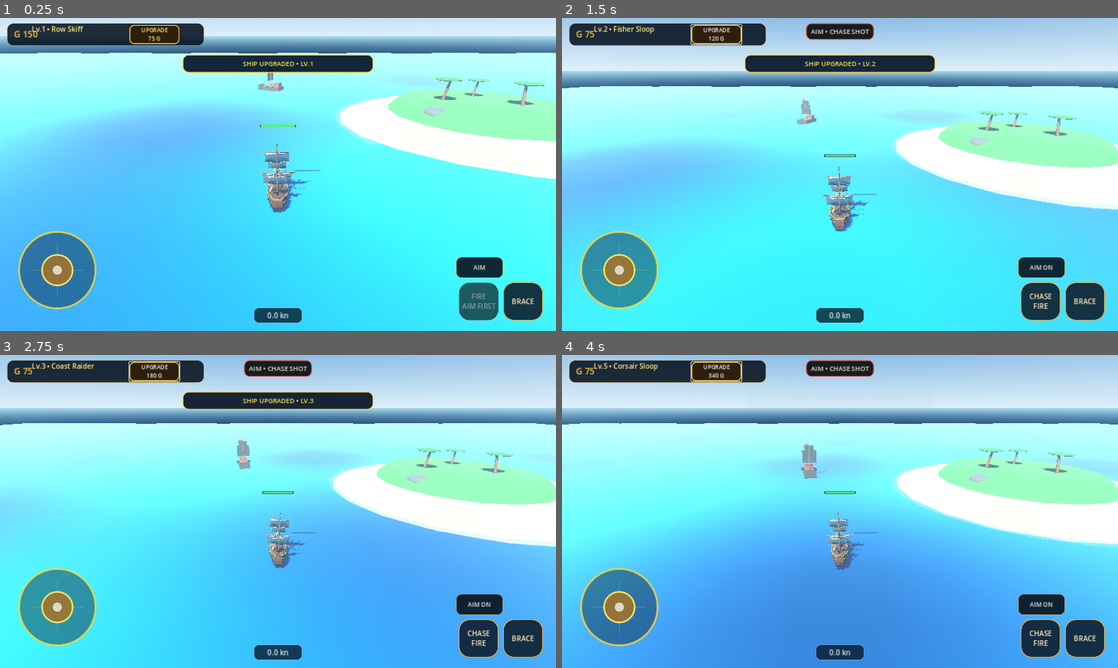
Above: before the commit, frames 1-4 (two rows, left to right).
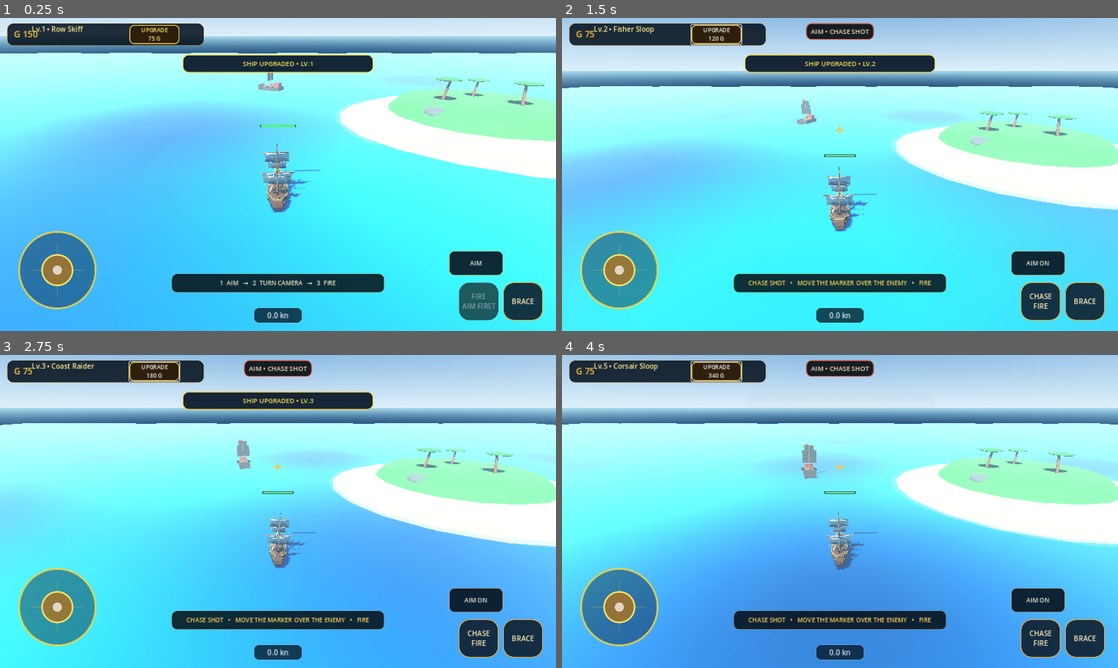
Above: after the commit, the same moments.

Repository: za99405com-ui/Pirate-Seasonline
Game: Godot game, scene res://scenes/world/world.tscn
The game is run twice, just before and just after one commit, with the same random seed, the same clock (stepped at 60 frames per second) and the same inputs.
Inputs:
- Up to frame 1 (0.25 s): no input
- Up to frame 2 (1.5 s): click "AIM" at 0.5 s; click "UPGRADE 75 G" at 1.25 s
- Up to frame 3 (2.75 s): click "UPGRADE 120 G" at 2 s
- Up to frame 4 (4 s): click "UPGRADE 180 G" at 2.75 s; click "UPGRADE 250 G" at 3.5 s

The runs differ from the first frame. In frame 1, 2.8% of the frame differs, in the area x 30-91%, y 74-88%; in frame 2, 2.9%, in the area x 30-91%, y 34-88%; in frame 3, 2.9%; in frame 4, 2.9%.

Commit message:
ui: add combat reticle and guided firing flow

Diff:
--- a/godot_game/scripts/ui/hud.gd
+++ b/godot_game/scripts/ui/hud.gd
@@ -24,6 +24,9 @@
 var aim_button: Button = null
 var war_mode_panel: PanelContainer = null
 var war_mode_label: Label = null
+var combat_guide_panel: PanelContainer = null
+var combat_guide_label: Label = null
+var target_reticle: Label = null
 
 func _ready() -> void:
 	world_controller = get_parent()
@@ -36,6 +39,8 @@
 	_apply_minimal_hud_layout()
 	_create_aim_button()
 	_create_war_mode_badge()
+	_create_combat_guide()
+	_create_target_reticle()
 
 	_on_gold_changed(GameManager.gold)
 	var current_info := ShipProgressionData.get_level_info(GameManager.current_ship_level)
@@ -90,16 +95,16 @@
 	if not controls_root:
 		return
 
-	aim_button = _make_combat_button("AIM", Vector2(108.0, 48.0))
+	aim_button = _make_combat_button("AIM", Vector2(124.0, 56.0))
 	aim_button.name = "AimButton"
 	aim_button.anchor_left = 1.0
 	aim_button.anchor_top = 1.0
 	aim_button.anchor_right = 1.0
 	aim_button.anchor_bottom = 1.0
-	aim_button.offset_left = -230.0
-	aim_button.offset_top = -170.0
+	aim_button.offset_left = -246.0
+	aim_button.offset_top = -184.0
 	aim_button.offset_right = -122.0
-	aim_button.offset_bottom = -122.0
+	aim_button.offset_bottom = -128.0
 	aim_button.pressed.connect(_on_aim_pressed)
 	controls_root.add_child(aim_button)
 
@@ -164,6 +169,53 @@
 	war_mode_panel.add_child(war_mode_label)
 	add_child(war_mode_panel)
 
+func _create_combat_guide() -> void:
+	combat_guide_panel = PanelContainer.new()
+	combat_guide_panel.name = "CombatGuide"
+	combat_guide_panel.anchor_left = 0.5
+	combat_guide_panel.anchor_top = 1.0
+	combat_guide_panel.anchor_right = 0.5
+	combat_guide_panel.anchor_bottom = 1.0
+	combat_guide_panel.offset_left = -245.0
+	combat_guide_panel.offset_top = -132.0
+	combat_guide_panel.offset_right = 245.0
+	combat_guide_panel.offset_bottom = -88.0
+
+	var style := StyleBoxFlat.new()
+	style.bg_color = Color(0.018, 0.045, 0.07, 0.84)
+	style.border_width_left = 1
+	style.border_width_top = 1
+	style.border_width_right = 1
+	style.border_width_bottom = 1
+	style.border_color = Color(0.76, 0.62, 0.25, 0.48)
+	style.corner_radius_top_left = 12
+	style.corner_radius_top_right = 12
+	style.corner_radius_bottom_left = 12
+	style.corner_radius_bottom_right = 12
+	combat_guide_panel.add_theme_stylebox_override("panel", style)
+
+	combat_guide_label = Label.new()
+	combat_guide_label.text = "AIM  →  TURN CAMERA  →  FIRE"
+	combat_guide_label.horizontal_alignment = HORIZONTAL_ALIGNMENT_CENTER
+	combat_guide_label.vertical_alignment = VERTICAL_ALIGNMENT_CENTER
+	combat_guide_label.add_theme_font_size_override("font_size", 14)
+	combat_guide_label.add_theme_color_override("font_color", Color(0.94, 0.91, 0.76, 1.0))
+	combat_guide_panel.add_child(combat_guide_label)
+	add_child(combat_guide_panel)
+
+func _create_target_reticle() -> void:
+	target_reticle = Label.new()
+	target_reticle.name = "TargetReticle"
+	target_reticle.text = "+"
+	target_reticle.custom_minimum_size = Vector2(54.0, 54.0)
+	target_reticle.horizontal_alignment = HORIZONTAL_ALIGNMENT_CENTER
+	target_reticle.vertical_alignment = VERTICAL_ALIGNMENT_CENTER
+	target_reticle.add_theme_font_size_override("font_size", 36)
+	target_reticle.add_theme_color_override("font_color", Color(1.0, 0.76, 0.22, 1.0))
+	target_reticle.mouse_filter = Control.MOUSE_FILTER_IGNORE
+	target_reticle.visible = false
+	add_child(target_reticle)
+
 func set_player(player: Node3D) -> void:
 	player_ship = player
 	if joystick and player_ship and player_ship.has_method("set_joystick_input"):
@@ -186,6 +238,8 @@
 	_update_fire_button(cannon_count)
 	_update_brace_button()
 	_update_combat_hud()
+	_update_target_reticle()
+	_update_combat_guide()
 	_update_upgrade_button()
 
 func _update_fire_button(cannon_count: int) -> void:
@@ -265,6 +319,100 @@
 			else:
 				war_mode_label.text = "AIM • TURN TO BROADSIDE"
 
+func _update_combat_guide() -> void:
+	if not combat_guide_panel or not combat_guide_label or not world_controller:
+		return
+
+	var aiming: bool = false
+	if world_controller.has_method("is_combat_aiming"):
+		aiming = bool(world_controller.call("is_combat_aiming"))
+
+	if not aiming:
+		combat_guide_panel.visible = true
+		combat_guide_label.text = "1  AIM   →   2  TURN CAMERA   →   3  FIRE"
+		combat_guide_label.add_theme_color_override("font_color", Color(0.94, 0.91, 0.76, 1.0))
+		return
+
+	var mode: String = "NONE"
+	if player_ship and player_ship.has_method("get_weapon_mode"):
+		mode = String(player_ship.call("get_weapon_mode"))
+
+	if mode == "NONE":
+		combat_guide_label.text = "TURN CAMERA TO A SIDE TO LINE UP THE CANNONS"
+		combat_guide_label.add_theme_color_override("font_color", Color(1.0, 0.82, 0.34, 1.0))
+		return
+
+	var reload_value: float = 0.0
+	if player_ship and player_ship.has_method("get_active_reload"):
+		reload_value = float(player_ship.call("get_active_reload"))
+
+	var has_target: bool = false
+	var target_distance: float = 0.0
+	if player_ship and player_ship.has_method("has_aim_target"):
+		has_target = bool(player_ship.call("has_aim_target"))
+	if has_target and player_ship.has_method("get_aim_target_distance"):
+		target_distance = float(player_ship.call("get_aim_target_distance"))
+
+	var weapon_name: String = "PORT BROADSIDE" if mode == "PORT" else ("STARBOARD BROADSIDE" if mode == "STARBOARD" else "CHASE SHOT")
+	if reload_value > 0.0:
+		combat_guide_label.text = "%s   •   RELOADING %.1fs" % [weapon_name, reload_value]
+		combat_guide_label.add_theme_color_override("font_color", Color(0.78, 0.82, 0.86, 1.0))
+	elif has_target:
+		combat_guide_label.text = "%s   •   TARGET %.0fm   •   FIRE" % [weapon_name, target_distance]
+		combat_guide_label.add_theme_color_override("font_color", Color(0.42, 1.0, 0.52, 1.0))
+	else:
+		combat_guide_label.text = "%s   •   MOVE THE MARKER OVER THE ENEMY   •   FIRE" % weapon_name
+		combat_guide_label.add_theme_color_override("font_color", Color(1.0, 0.82, 0.34, 1.0))
+
+func _update_target_reticle() -> void:
+	if not target_reticle or not player_ship or not world_controller:
+		return
+
+	var aiming: bool = false
+	if world_controller.has_method("is_combat_aiming"):
+		aiming = bool(world_controller.call("is_combat_aiming"))
+
+	if not aiming or not player_ship.has_method("get_predicted_impact_point"):
+		target_reticle.visible = false
+		return
+
+	var camera := get_viewport().get_camera_3d()
+	if not camera:
+		target_reticle.visible = false
+		return
+
+	var impact_value: Variant = player_ship.call("get_predicted_impact_point")
+	if not impact_value is Vector3:
+		target_reticle.visible = false
+		return
+
+	var impact_point := impact_value as Vector3
+	if camera.is_position_behind(impact_point):
+		target_reticle.visible = false
+		return
+
+	var screen_pos: Vector2 = camera.unproject_position(impact_point)
+	target_reticle.position = screen_pos - target_reticle.custom_minimum_size * 0.5
+	target_reticle.visible = true
+
+	var has_target: bool = false
+	if player_ship.has_method("has_aim_target"):
+		has_target = bool(player_ship.call("has_aim_target"))
+
+	var reload_value: float = 0.0
+	if player_ship.has_method("get_active_reload"):
+		reload_value = float(player_ship.call("get_active_reload"))
+
+	if reload_value > 0.0:
+		target_reticle.add_theme_color_override("font_color", Color(0.58, 0.62, 0.66, 0.85))
+		target_reticle.text = "+"
+	elif has_target:
+		target_reticle.add_theme_color_override("font_color", Color(0.24, 1.0, 0.38, 1.0))
+		target_reticle.text = "+"
+	else:
+		target_reticle.add_theme_color_override("font_color", Color(1.0, 0.76, 0.22, 1.0))
+		target_reticle.text = "+"
+
 func _update_upgrade_button() -> void:
 	if not upgrade_btn:
 		return
